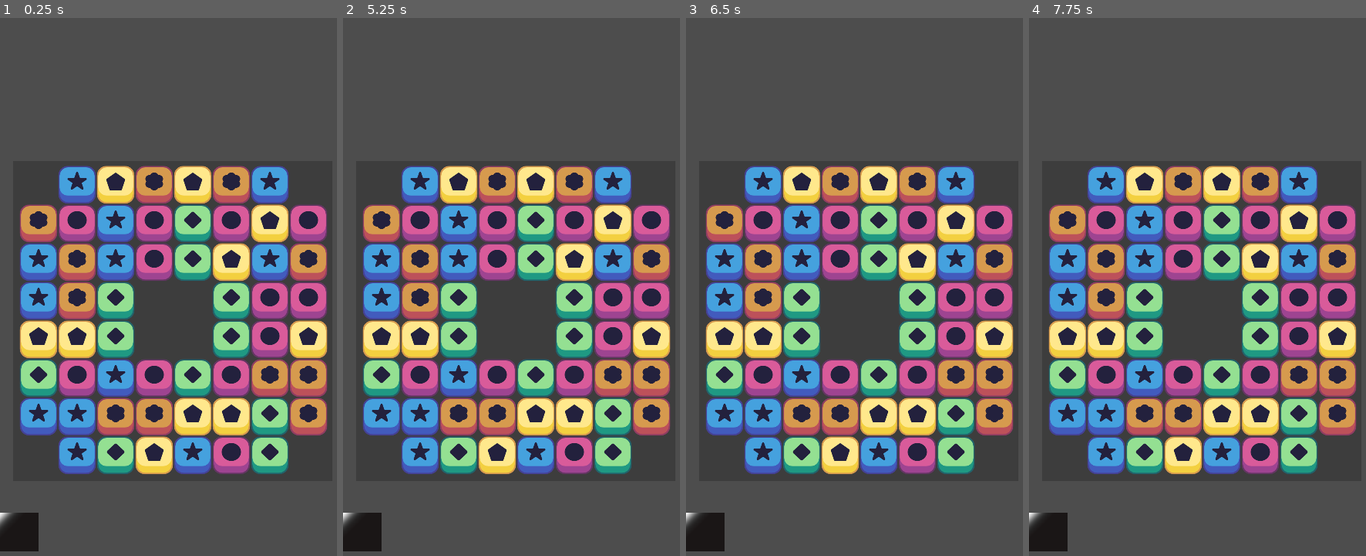
Above: before the commit, frames 1-4 (left to right).
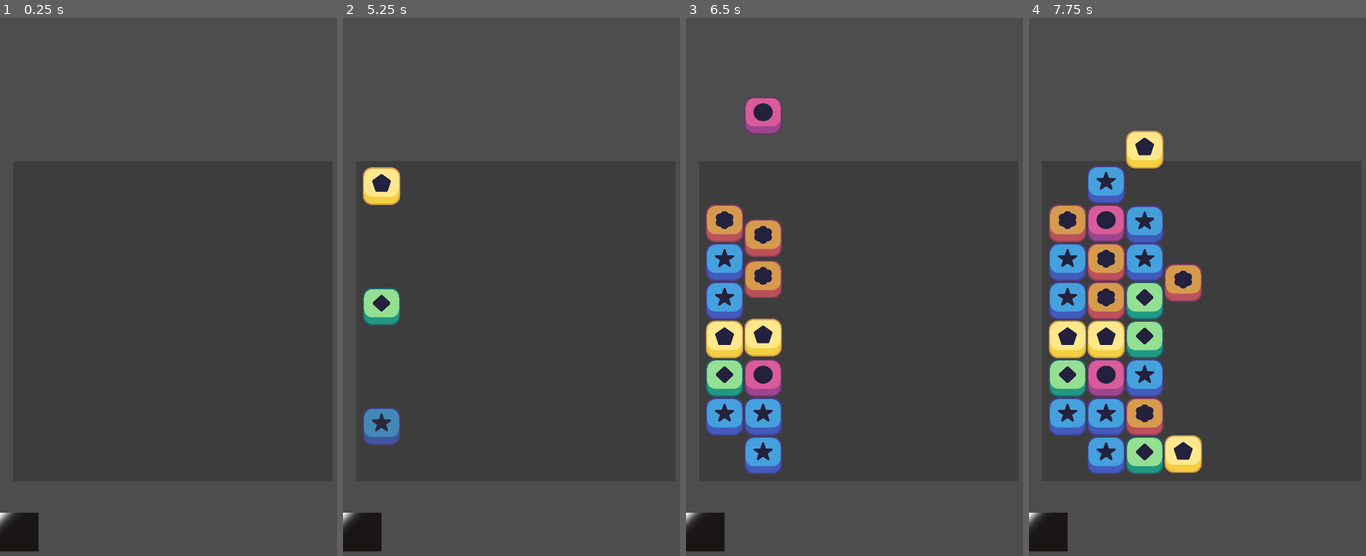
Above: after the commit, the same moments.

Repository: Sironix/Shuffle_RPG_Demo
Game: Godot game, scene res://Scenes/MainGame.tscn
The game is run twice, just before and just after one commit, with the same random seed, the same clock (stepped at 60 frames per second) and the same inputs.
Inputs (mouse positions are in pixels of both pictures, inside the frame that each line leads up to):
- Up to frame 1 (0.25 s): no input
- Up to frame 2 (5.25 s): tap Enter at 0.5, 2, 3.5 s; move the mouse to (592, 287) at 0.52 s; click (592, 287) at 0.6 s; tap Space at 1.25, 2.75, 4.25 s; move the mouse to (447, 351) at 1.27 s; click (447, 351) at 1.35 s; move the mouse to (551, 184) at 2.02 s; tap M at 2.1 s; click (551, 184) at 2.3 s; move the mouse to (498, 443) at 2.77 s; tap U at 2.85 s; click (498, 443) at 3.05 s; move the mouse to (619, 410) at 3.52 s; hold Enter 3.53-4.28 s; click (619, 410) at 3.8 s; move the mouse to (413, 227) at 4.27 s; tap Keypad Enter at 4.35 s; click (413, 227) at 4.55 s; move the mouse to (535, 319) at 5.02 s; click (535, 319) at 5.1 s
- Up to frame 3 (6.5 s): move the mouse to (807, 163) at 5.77 s; click (807, 163) at 5.85 s
- Up to frame 4 (7.75 s): move the mouse to (1278, 287) at 6.52 s; tap M at 6.6 s; click (1278, 287) at 6.8 s; move the mouse to (1133, 351) at 7.27 s; tap U at 7.35 s; click (1133, 351) at 7.55 s

The runs differ from the first frame. In frame 1, 41% of the frame differs, in the area x 5-98%, y 27-85%; in frame 2, 42%; in frame 3, 34%; in frame 4, 26%.

Commit message:
New Component system in pieces. used for movement, spawning, destroying etc also made some basic movement patterns, the default move, destroy and such. new autoload for transforming board position to pixels and back, for less tanglement

Diff:
--- /dev/null
+++ b/Autoloads/Pos_Adapter.gd
@@ -0,0 +1,16 @@
+extends Node
+
+var x_start: int = 0
+var y_start: int = 0
+var offset: int
+
+func board_to_pixel(column:int=0,row:int=0) -> Vector2:
+	var new_x = x_start + offset * column
+	var new_y = y_start - offset * row
+	return Vector2(new_x, new_y)
+
+func pixel_to_board(pos:Vector2=Vector2(0,0)) -> Vector2:
+	var column:int = round(pos.x / offset)
+	var row :int = round(pos.y / -offset)
+	var grid_space : Vector2 = Vector2(column,row)
+	return grid_space
--- a/Scenes/Grid.gd
+++ b/Scenes/Grid.gd
@@ -49,6 +49,10 @@
 
 # Called when the node enters the scene tree for the first time.
 func _ready():
+	await get_tree().create_timer(5).timeout
+	PosAdapter.x_start =x_start
+	PosAdapter.y_start =y_start
+	PosAdapter.offset = offset
 	board = create_board_array()
 	spawn_pieces_without_matches()
 	player_piece_swap_finished.connect(when_piece_movement_finished)
@@ -69,17 +73,6 @@
 		for j in height:
 			array[i].append(null)
 	return array
-
-func board_to_pixel(column:int=0,row:int=0) -> Vector2:
-	var new_x = x_start + offset * column
-	var new_y = y_start - offset * row
-	return Vector2(new_x, new_y)
-
-func pixel_to_board(pos:Vector2=Vector2(0,0)) -> Vector2:
-	var column:int = round(pos.x / offset)
-	var row :int = round(pos.y / -offset)
-	var grid_space : Vector2 = Vector2(column,row)
-	return grid_space
 
 func is_in_grid(grid_space:Vector2=Vector2(0,0)) -> bool:
 	if grid_space.x >=0 and grid_space.x < width:
@@ -109,8 +102,10 @@
 			#instance it
 			add_child(piece)
 			piece._init(self)
-			piece.position= board_to_pixel(i,j)
+			piece.spawn(PosAdapter.board_to_pixel(i,j))
 			board[i][j] = piece
+			await get_tree().create_timer(0.1).timeout
+
 
 ##quick 3 match finder for the spawning funcion
 func _is_match(column:int=0,row:int=0,id:String="") -> bool:
@@ -213,7 +208,7 @@
 				continue
 			var middle_piece :int= matched_pieces.size()/2
 			print("Middle_piece indice ", middle_piece)
-			var center_position :Vector2= pixel_to_board(matched_pieces[middle_piece].position)
+			var center_position :Vector2= PosAdapter.pixel_to_board(matched_pieces[middle_piece].position)
 			print("center at ",center_position)
 			match_happened = true
 			for piece in matched_pieces:
@@ -324,7 +319,7 @@
 					#same
 					continue
 
-				board[row][j].move(board_to_pixel(row,column))
+				board[row][j].collapse(PosAdapter.board_to_pixel(row,column))
 				board[row][column]= board[row][j]
 				board[row][j]= null
 				await get_tree().create_timer(0.01).timeout
@@ -355,8 +350,7 @@
 			var piece :IMonstruo= references[rand].instantiate()
 			add_child(piece)
 			piece._init(self)
-			piece.position= board_to_pixel(row,column + y_offset)
-			piece.move(board_to_pixel(row,column))
+			piece.spawn(PosAdapter.board_to_pixel(row,column))
 			board[row][column] = piece
 			await get_tree().create_timer(0.1).timeout
 		await get_tree().create_timer(0.1).timeout
@@ -381,16 +375,18 @@
 
 	if Input.is_action_just_pressed("ui_touch"):
 		var input_start_pos = get_local_mouse_position()
-		var grid_start_pos = pixel_to_board(input_start_pos)
+		var grid_start_pos = PosAdapter.pixel_to_board(input_start_pos)
 		if  is_in_grid(grid_start_pos) == false:
+			return
+		if _is_obstacle(grid_start_pos):
 			return
 		touch_start= grid_start_pos
 		piece_selected = true
 
 	if Input.is_action_just_released("ui_touch") && piece_selected:
 		var input_end_pos = get_local_mouse_position()
-		var grid_end_pos = pixel_to_board(input_end_pos)
-		if not is_in_grid(grid_end_pos) or touch_start == grid_end_pos:
+		var grid_end_pos = PosAdapter.pixel_to_board(input_end_pos)
+		if not is_in_grid(grid_end_pos) or touch_start == grid_end_pos or _is_obstacle(grid_end_pos):
 			piece_selected = false
 			touch_release = Vector2(-1,-2)
 			return
@@ -414,10 +410,10 @@
 
 	first_pos = first_piece.position
 	if second_piece == null:
-		second_pos= board_to_pixel(piece_2.x,piece_2.y)
+		second_pos= PosAdapter.board_to_pixel(piece_2.x,piece_2.y)
 	else:
 		second_pos = second_piece.position
-		second_piece.move(first_pos)
+		second_piece.displace(first_pos)
 
 	board[piece_1.x][piece_1.y]= second_piece
 	board[piece_2.x][piece_2.y]= first_piece
--- a/Scenes/IMonstruo.gd
+++ b/Scenes/IMonstruo.gd
@@ -13,6 +13,18 @@
 var matched_special_type = MATCH_TYPES.None
 var GRID_REF
 
+@export_category("movement")
+@export var _move_type:GDScript
+var move_type:Move_Type
+@export var _displace_type:GDScript
+var displace_type:Move_Type
+@export var _collapse_type:GDScript
+var collapse_type:Move_Type
+@export var _spawn_type:GDScript
+var spawn_type:Move_Type
+@export var _destroy_type:GDScript
+var destroy_type:Destroy_Type
+
 func id_set(value:String):
 	if value !=null and value != "":
 		if id != "":
@@ -27,19 +39,60 @@
 	GRID_REF = _GRID_REF
 
 func _ready():
-	pass # Replace with function body.
+	if _move_type:
+		move_type = _move_type.new(self)
+
+	if _displace_type:
+		displace_type = _displace_type.new(self)
+	elif _move_type:
+		displace_type = _move_type.new(self)
+
+	if _collapse_type:
+		collapse_type = _collapse_type.new(self)
+	elif _move_type:
+		collapse_type = _move_type.new(self)
+
+	if _spawn_type:
+		spawn_type = _spawn_type.new(self)
+	elif _move_type:
+		spawn_type = _move_type.new(self)
+
+	if _destroy_type:
+		destroy_type = _destroy_type.new(self)
 
 #I should make this an interface. like "Imove"
 #have the move version (triggers when you pick this piece and move it somewhere
 #have the displace version (triggers when this piece is the 2nd piece in a piece swap input
 #have the collapse version (triggers with the collapse columns function.
+
+func spawn(target_pos:Vector2=Vector2(0,0)) -> void:
+	if not target_pos:
+		push_error("Target position is null")
+	spawn_type.move(target_pos)
+
 func move(target_pos:Vector2=Vector2(0,0)) -> void:
-	var move_tween= create_tween().set_trans(Tween.TRANS_BOUNCE).set_ease(Tween.EASE_OUT)
-	move_tween.tween_property(self,"position",target_pos,0.5)
-	#print(id)
+	if not target_pos:
+		push_error("Target position is null")
+	move_type.move(target_pos)
+
+func displace(target_pos:Vector2=Vector2(0,0)) -> void:
+	if not target_pos:
+		push_error("Target position is null")
+	displace_type.move(target_pos)
+
+func collapse(target_pos:Vector2=Vector2(0,0)) -> void:
+	if not target_pos:
+		push_error("Target position is null")
+	collapse_type.move(target_pos)
+
+func move_finish() -> void:
 	if GRID_REF:
 		GRID_REF.emit_signal("player_piece_swap_finished")
-		#print("finished moving")
+
+func destroy(target_pos:Vector2=Vector2(0,0)) -> void:
+	if not target_pos:
+		push_error("Target position is null")
+	destroy_type.move(target_pos)
 
 func inflict_damage():
 	print(damage)
@@ -58,7 +111,10 @@
 	dim_tween.tween_property(self,"modulate:a",1,0.2)
 
 func _on_destroy_timer_timeout() -> void:
-	queue_free()
+	if destroy_type:
+		destroy_type.destroy()
+	else:
+		queue_free()
 
 
 func match_3():
--- a/Scenes/IMonstruo.tscn
+++ b/Scenes/IMonstruo.tscn
@@ -1,9 +1,15 @@
-[gd_scene load_steps=2 format=3 uid="uid://i4ikssh6kdjp"]
+[gd_scene load_steps=4 format=3 uid="uid://i4ikssh6kdjp"]
 
 [ext_resource type="Script" path="res://Scenes/IMonstruo.gd" id="1"]
+[ext_resource type="Script" path="res://Scenes/Monstruos/Componentes/Moves/Normal_Move.gd" id="2_ecw52"]
+[ext_resource type="Script" path="res://Scenes/Monstruos/Componentes/Spawns/Spawn_Type.gd" id="3_djqqc"]
 
 [node name="IMonstruo" type="Node2D"]
 script = ExtResource("1")
+_move_type = ExtResource("2_ecw52")
+_displace_type = ExtResource("2_ecw52")
+_collapse_type = ExtResource("2_ecw52")
+_spawn_type = ExtResource("3_djqqc")
 
 [node name="Sprite2D" type="Sprite2D" parent="."]
 scale = Vector2(0.5, 0.5)
--- a/Scenes/MainGame.tscn
+++ b/Scenes/MainGame.tscn
@@ -49,7 +49,7 @@
 width = 8
 height = 8
 offset = 64
-empty_spaces = Array[Vector2i]([Vector2i(0, 0), Vector2i(7, 0), Vector2i(0, 7), Vector2i(7, 7), Vector2i(3, 3), Vector2i(3, 4), Vector2i(4, 3), Vector2i(4, 4)])
+empty_spaces = Array[Vector2]([Vector2(0, 0), Vector2(7, 0), Vector2(0, 7), Vector2(7, 7), Vector2(3, 3), Vector2(3, 4), Vector2(4, 3), Vector2(4, 4)])
 
 [node name="ColorRect" type="ColorRect" parent="VBoxContainer/Control/Control/Grid"]
 custom_minimum_size = Vector2(530, 530)
@@ -60,7 +60,6 @@
 color = Color(0.239216, 0.239216, 0.239216, 1)
 
 [node name="CollapseTimer" type="Timer" parent="VBoxContainer/Control/Control/Grid"]
-wait_time = 0.55
 one_shot = true
 
 [node name="RefillTimer" type="Timer" parent="VBoxContainer/Control/Control/Grid"]
@@ -68,7 +67,7 @@
 one_shot = true
 
 [node name="MatchFinderTimer" type="Timer" parent="VBoxContainer/Control/Control/Grid"]
-wait_time = 0.61
+wait_time = 0.55
 one_shot = true
 
 [node name="Control3" type="Control" parent="VBoxContainer"]
--- a/Scenes/Monstruos/Blue Piece.tscn
+++ b/Scenes/Monstruos/Blue Piece.tscn
@@ -1,12 +1,16 @@
-[gd_scene load_steps=3 format=2]
+[gd_scene load_steps=5 format=3 uid="uid://wbbrxmggj3ml"]
 
-[ext_resource path="res://Sprites/Blue Piece.png" type="Texture2D" id=1]
-[ext_resource path="res://Scenes/IMonstruo.tscn" type="PackedScene" id=2]
+[ext_resource type="Texture2D" uid="uid://dnldd2g5ck7q4" path="res://Sprites/Blue Piece.png" id="1"]
+[ext_resource type="PackedScene" uid="uid://i4ikssh6kdjp" path="res://Scenes/IMonstruo.tscn" id="2"]
+[ext_resource type="Script" path="res://Scenes/Monstruos/Componentes/Spawns/Ascend.gd" id="2_efc5t"]
+[ext_resource type="Script" path="res://Scenes/Monstruos/Componentes/Destroys/Destroy_Type.gd" id="3_0t3rg"]
 
-[node name="Blue Piece" instance=ExtResource( 2 )]
+[node name="Blue Piece" instance=ExtResource("2")]
 id = "Blue"
+_spawn_type = ExtResource("2_efc5t")
+_destroy_type = ExtResource("3_0t3rg")
 
 [node name="Sprite2D" parent="." index="0"]
-texture = ExtResource( 1 )
+texture = ExtResource("1")
 
 [connection signal="timeout" from="Destroy_Timer" to="." method="_on_Destroy_Timer_timeout"]
--- /dev/null
+++ b/Scenes/Monstruos/Componentes/Destroys/Destroy_Type.gd
@@ -0,0 +1,24 @@
+extends Resource
+class_name Destroy_Type
+
+var Name: String= "" :set = name_set
+func name_set(new_name: String) -> void:
+	Name = new_name
+
+var parent:IMonstruo
+
+func _init(parent_ref:IMonstruo) -> void:
+	if parent_ref ==null:
+		push_error("Parent is Null")
+	parent = parent_ref
+
+
+func _ready() -> void:
+	name_set("Destroy_Type")
+	pass # Replace with function body.
+
+func destroy() -> void:
+	#var destroy_tween= parent.create_tween().set_trans(Tween.TRANS_BOUNCE).set_ease(Tween.EASE_OUT)
+	#destroy_tween.tween_property(parent,"rotation_degrees",parent.rotation_degrees+480,0.5)
+	#await destroy_tween.finished
+	parent.queue_free()
--- /dev/null
+++ b/Scenes/Monstruos/Componentes/Moves/Cross_Explode.gd
@@ -0,0 +1,22 @@
+extends Move_Type
+
+# Called when the node enters the scene tree for the first time.
+func _ready() -> void:
+	name_set("Cross Explosion")
+	pass # Replace with function body.
+
+func _init(parent_ref:IMonstruo) -> void:
+	super._init(parent_ref)
+
+# Called every frame. 'delta' is the elapsed time since the previous frame.
+func _process(delta: float) -> void:
+	pass
+
+func move(target_pos:Vector2=Vector2(0,0)) -> void:
+	movement_start()
+	###Movement code here.
+	var move_tween= parent.create_tween().set_trans(Tween.TRANS_BOUNCE).set_ease(Tween.EASE_OUT)
+	move_tween.tween_property(parent,"position",target_pos,0.5)
+	move_tween.parallel().tween_property(parent,"rotation_degrees",parent.rotation_degrees+180,0.5)
+	print("CROSS EXPLOSION")
+	super.move(target_pos)
--- /dev/null
+++ b/Scenes/Monstruos/Componentes/Moves/Move_Type.gd
@@ -0,0 +1,27 @@
+extends Resource
+class_name Move_Type
+signal movement_started
+signal movement_finished
+
+### Probably add a new var to move() to know if the movement should activate extra effects or not.
+
+var Name: String= "" :set = name_set
+func name_set(new_name: String) -> void:
+	Name = new_name
+
+var parent:IMonstruo
+
+func _init(parent_ref:IMonstruo) -> void:
+	if parent_ref ==null:
+		push_error("Parent is Null")
+	parent = parent_ref
+	movement_finished.connect(parent.move_finish)
+	pass
+
+
+func movement_start() -> void:
+	movement_started.emit()
+
+
+func move(target_pos:Vector2=Vector2(0,0)) -> void:
+	movement_finished.emit()
--- /dev/null
+++ b/Scenes/Monstruos/Componentes/Moves/Normal_Move.gd
@@ -0,0 +1,20 @@
+extends Move_Type
+
+
+# Called when the node enters the scene tree for the first time.
+func _ready() -> void:
+	name_set("Normal Move")
+	pass # Replace with function body.
+
+func _init(parent_ref:IMonstruo) -> void:
+	super._init(parent_ref)
+
+# Called every frame. 'delta' is the elapsed time since the previous frame.
+func _process(delta: float) -> void:
+	pass
+
+func move(target_pos:Vector2=Vector2(0,0)) -> void:
+	movement_start()
+	var move_tween= parent.create_tween().set_trans(Tween.TRANS_BOUNCE).set_ease(Tween.EASE_OUT)
+	move_tween.tween_property(parent,"position",target_pos,0.5)
+	super.move(target_pos)
--- /dev/null
+++ b/Scenes/Monstruos/Componentes/Spawns/Ascend.gd
@@ -0,0 +1,22 @@
+extends Move_Type
+
+func _ready() -> void:
+	name_set("Ascend Spawn")
+	pass # Replace with function body.
+
+func _init(parent_ref:IMonstruo) -> void:
+	super._init(parent_ref)
+
+# Called every frame. 'delta' is the elapsed time since the previous frame.
+func _process(delta: float) -> void:
+	pass
+
+func move(target_pos:Vector2=Vector2(0,0)) -> void:
+	movement_start()
+	parent.position = Vector2( target_pos.x,target_pos.y  + PosAdapter.offset * 1)
+	parent.set_modulate(Color(1,1,1,0))
+	var move_tween= parent.create_tween().set_trans(Tween.TRANS_QUAD).set_ease(Tween.EASE_OUT)
+	move_tween.tween_property(parent,"position",target_pos,0.5)
+	move_tween.parallel().tween_property(parent,"modulate",Color(1,1,1,1),0.5)
+
+	super.move(target_pos)
--- /dev/null
+++ b/Scenes/Monstruos/Componentes/Spawns/Spawn_Type.gd
@@ -0,0 +1,21 @@
+extends Move_Type
+
+
+# Called when the node enters the scene tree for the first time.
+func _ready() -> void:
+	name_set("Spawn")
+	pass # Replace with function body.
+
+func _init(parent_ref:IMonstruo) -> void:
+	super._init(parent_ref)
+
+# Called every frame. 'delta' is the elapsed time since the previous frame.
+func _process(delta: float) -> void:
+	pass
+
+func move(target_pos:Vector2=Vector2(0,0)) -> void:
+	movement_start()
+	parent.position = Vector2( target_pos.x,target_pos.y  - PosAdapter.offset * 4)
+	var move_tween= parent.create_tween().set_trans(Tween.TRANS_BOUNCE).set_ease(Tween.EASE_OUT)
+	move_tween.tween_property(parent,"position",target_pos,0.5)
+	super.move(target_pos)
--- a/Scenes/Monstruos/Green Piece.tscn
+++ b/Scenes/Monstruos/Green Piece.tscn
@@ -1,10 +1,10 @@
-[gd_scene load_steps=3 format=2]
+[gd_scene load_steps=3 format=3 uid="uid://l0lx5pj4o2te"]
 
-[ext_resource path="res://Sprites/Green Piece.png" type="Texture2D" id=1]
-[ext_resource path="res://Scenes/IMonstruo.tscn" type="PackedScene" id=2]
+[ext_resource type="Texture2D" uid="uid://cweo6pmdxaexb" path="res://Sprites/Green Piece.png" id="1"]
+[ext_resource type="PackedScene" uid="uid://i4ikssh6kdjp" path="res://Scenes/IMonstruo.tscn" id="2"]
 
-[node name="Green Piece" instance=ExtResource( 2 )]
+[node name="Green Piece" instance=ExtResource("2")]
 id = "Green"
 
 [node name="Sprite2D" parent="." index="0"]
-texture = ExtResource( 1 )
+texture = ExtResource("1")
--- a/Scenes/Monstruos/Orange Piece.tscn
+++ b/Scenes/Monstruos/Orange Piece.tscn
@@ -1,10 +1,12 @@
-[gd_scene load_steps=3 format=2]
+[gd_scene load_steps=4 format=3 uid="uid://cvdqdp7p86rxh"]
 
-[ext_resource path="res://Sprites/Orange Piece.png" type="Texture2D" id=1]
-[ext_resource path="res://Scenes/IMonstruo.tscn" type="PackedScene" id=2]
+[ext_resource type="Texture2D" uid="uid://lf20miyblx7a" path="res://Sprites/Orange Piece.png" id="1"]
+[ext_resource type="PackedScene" uid="uid://i4ikssh6kdjp" path="res://Scenes/IMonstruo.tscn" id="2"]
+[ext_resource type="Script" path="res://Scenes/Monstruos/Componentes/Moves/Cross_Explode.gd" id="2_xhdvd"]
 
-[node name="Orange Piece" instance=ExtResource( 2 )]
+[node name="Orange Piece" instance=ExtResource("2")]
 id = "Orange"
+_displace_type = ExtResource("2_xhdvd")
 
 [node name="Sprite2D" parent="." index="0"]
-texture = ExtResource( 1 )
+texture = ExtResource("1")
--- a/project.godot
+++ b/project.godot
@@ -14,6 +14,10 @@
 run/main_scene="res://Scenes/MainGame.tscn"
 config/features=PackedStringArray("4.2")
 config/icon="res://icon.png"
+
+[autoload]
+
+PosAdapter="*res://Autoloads/Pos_Adapter.gd"
 
 [display]
 
